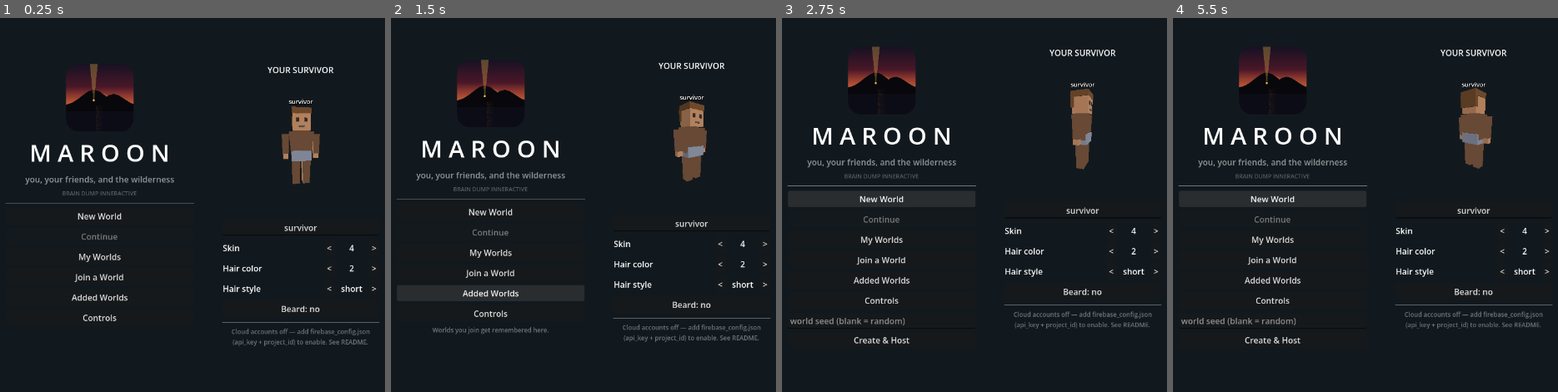
Above: before the commit, frames 1-4 (left to right).
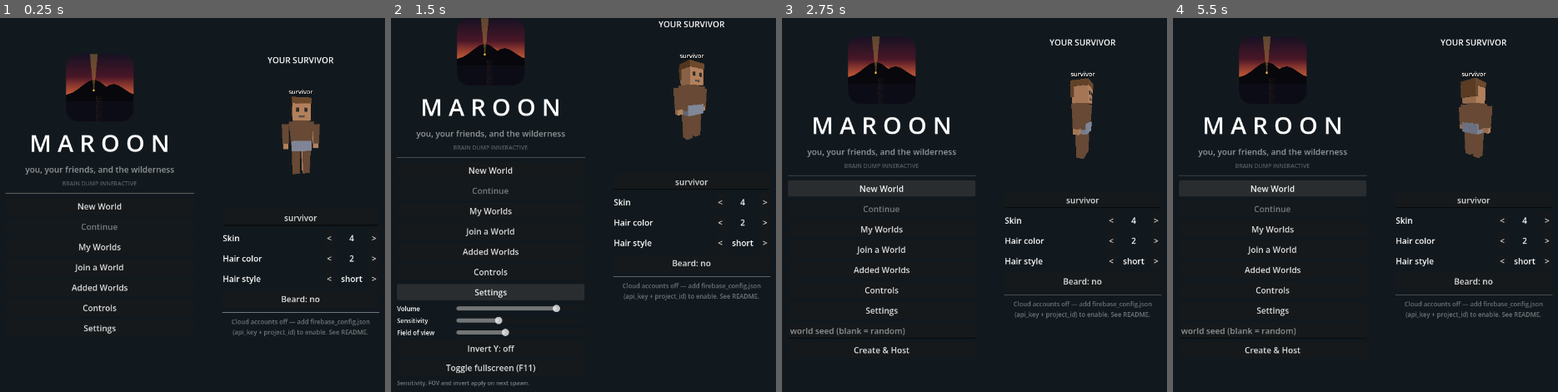
Above: after the commit, the same moments.

Repository: gremstard/maroon
Game: Godot game, scene res://scenes/main.tscn
Two runs of this game, one before a commit and one after it. Both use one fixed random seed, a clock stepped at 60 frames per second and the inputs below.
Inputs (mouse positions are in pixels of both pictures, inside the frame that each line leads up to):
- Up to frame 1 (0.25 s): no input
- Up to frame 2 (1.5 s): click (491, 328) at 0.5 s, where only the run after the commit has a clickable "Settings"; click (491, 291) at 1.25 s, where only the run after the commit has a clickable "Settings"
- Up to frame 3 (2.75 s): click "New World" at 2 s
- Up to frame 4 (5.5 s): click (1273, 309) at 2.75 s, where only the run after the commit has a clickable "Settings"; click "New World" at 3.5 s; click "New World" at 4.25 s; click "New World" at 5 s

The runs differ from the first frame. In frame 1, 7.9% of the frame differs, in the area x 1-99%, y 9-88%; in frame 2, 12%, in the area x 1-99%, y 0-99%; in frame 3, 8.3%; in frame 4, 8.6%.

Commit message:
Settings menu, theme music, bedrolls, fullscreen, macOS signing + damaged-fix, site refresh (0.21)
- Settings: volume/sensitivity/FOV/invert-Y/fullscreen, saved to profile
- Menu theme: synthesized Am-F-C-G pad loop, no audio files
- Bedrolls: craft, place, E to claim as spawn; death returns you there
- Fullscreen by default, F11 toggles
- macOS exports now ad-hoc signed; Gatekeeper 'damaged' fix on site+README
- Website: new screenshots, Long Game/locks/weather cards, troubleshooting
  section — deployed to maroongame.web.app
- --port= flag so test servers coexist with a running game

Co-Authored-By: Claude Fable 5 <noreply@anthropic.com>

Diff:
--- a/project.godot
+++ b/project.godot
@@ -13,6 +13,7 @@
 
 window/size/viewport_width=1280
 window/size/viewport_height=720
+window/size/mode=3
 
 [rendering]
 
--- a/scripts/game_items.gd
+++ b/scripts/game_items.gd
@@ -9,6 +9,7 @@
 	"stone_axe":  {"wood": 4, "stone": 6, "string": 2},
 	"stone_pick": {"wood": 4, "stone": 6, "string": 2},
 	"torch":      {"branch": 1, "fiber": 2},
+	"bedroll":    {"hide": 2, "fiber": 6},
 	"fishing_rod": {"branch": 2, "string": 2},
 	"campfire":   {"wood": 8, "stone": 4},
 	"workbench":  {"wood": 12, "stone": 4},
@@ -82,7 +83,7 @@
 const BCELL := 3.0
 const BWALL_H := 2.6
 
-const PLACEABLES := ["torch", "campfire", "workbench", "crate", "chest",
+const PLACEABLES := ["torch", "bedroll", "campfire", "workbench", "crate", "chest",
 	"drawers", "cabinet", "furnace", "totem", "forge", "beacon",
 	"lamp", "painting"]
 
@@ -95,7 +96,7 @@
 # What you can make with cold hands and a flat rock. Everything else needs
 # a station — the workbench for real carpentry, the forge for metal.
 const HAND_RECIPES := ["string", "crude_axe", "crude_pick", "spear",
-	"torch", "campfire", "hammer", "workbench", "crate",
+	"torch", "bedroll", "campfire", "hammer", "workbench", "crate",
 	"red_dye", "yellow_dye", "black_dye", "fishing_rod"]
 const FORGE_ONLY := ["iron_bar", "iron_axe", "iron_pick", "iron_spear",
 	"iron_helm", "iron_chest", "scale_helm", "scale_chest", "lamp"]
@@ -149,6 +150,7 @@
 	"lock": "Mount it on a door or storage (E). Opens for its maker's key — and their household.",
 	"key": "Cold iron. Lose it and hope you kept a spare lock to copy from.",
 	"pack": "Someone died here. Their everything, in a sack.",
+	"bedroll": "Sleep rough, wake here. E to claim it as your spawn.",
 	"totem": "Claims this ground. Feed it wood or the rot returns.",
 	"forge": "Ore goes in. Iron comes out. Stand close to work it.",
 	"beacon": "Needs the peak. Calls across the sea.",
@@ -233,7 +235,7 @@
 	"heartstone": "Heartstone", "heart_shard": "Heart Shard",
 	"lock": "Lock", "key": "Key", "lock_and_key": "Lock & Key",
 	"key_copy": "Duplicate Key", "lock_copy": "Matching Lock",
-	"pack": "Dropped Pack",
+	"pack": "Dropped Pack", "bedroll": "Bedroll",
 	"foundation": "Foundation", "floor": "Floor",
 	"half_wall": "Half Wall", "doorway": "Doorway", "window": "Window Wall",
 	"gable": "Gable", "roof": "Roof", "slope": "Sloped Roof",
@@ -298,7 +300,7 @@
 	"cloth": 20, "red_dye": 10, "yellow_dye": 10, "black_dye": 10,
 	"lamp": 2, "painting": 3,
 	"raw_fish": 10, "cooked_fish": 10, "moonfin": 5, "heartstone": 5,
-	"lock": 5, "key": 5,
+	"lock": 5, "key": 5, "bedroll": 2,
 }
 
 static func stack_max(item: String) -> int:
--- a/scripts/main.gd
+++ b/scripts/main.gd
@@ -2,6 +2,7 @@
 # Entry point: main menu, network session management, player spawning.
 
 const PORT := 27455
+var port := PORT
 const MAX_PLAYERS := 8
 
 var world_seed: int = 0
@@ -21,13 +22,26 @@
 var email_edit: LineEdit
 var pass_edit: LineEdit
 
+var music: AudioStreamPlayer
+
+func _apply_settings() -> void:
+	var st: Dictionary = profile.get("settings", {})
+	AudioServer.set_bus_volume_db(0, linear_to_db(clampf(float(st.get("volume", 0.8)), 0.01, 1.0)))
+
 func _ready() -> void:
 	get_tree().set_auto_accept_quit(false)   # so we can save on window close
 	profile = Profile.load_profile()
+	_apply_settings()
 	fb = Firebase.new()
 	add_child(fb)
 	_register_inputs()
 	_build_menu()
+	music = AudioStreamPlayer.new()
+	music.stream = Sfx.theme()
+	music.volume_db = -12.0
+	add_child(music)
+	if not ("--smoke" in OS.get_cmdline_user_args() or "--server" in OS.get_cmdline_user_args()):
+		music.play()
 	multiplayer.peer_connected.connect(_on_peer_connected)
 	multiplayer.peer_disconnected.connect(_on_peer_disconnected)
 	multiplayer.connected_to_server.connect(_on_connected_to_server)
@@ -35,6 +49,9 @@
 	multiplayer.server_disconnected.connect(_on_server_disconnected)
 
 	var args := OS.get_cmdline_user_args()
+	for a0 in args:
+		if a0.begins_with("--port="):
+			port = int(a0.substr(7))
 	if "--server" in args:
 		dedicated = true
 		world_seed = randi() % 1000000
@@ -53,6 +70,7 @@
 		print("[maroon] screenshot saved: ", ProjectSettings.globalize_path("user://shot.png"))
 		get_tree().quit()
 	elif "--smoke" in args:
+		port = 27461   # stay clear of a real game on this machine
 		world_seed = 42
 		DirAccess.remove_absolute("user://saves/world_42.json")
 		DirAccess.remove_absolute("user://saves/player_42.json")
@@ -256,6 +274,12 @@
 				ip_edit.text = a.substr(9)
 				_on_join_pressed()
 
+func _input(event: InputEvent) -> void:
+	if event is InputEventKey and event.pressed and event.physical_keycode == KEY_F11:
+		var fullscreen := DisplayServer.window_get_mode() == DisplayServer.WINDOW_MODE_FULLSCREEN
+		DisplayServer.window_set_mode(
+			DisplayServer.WINDOW_MODE_WINDOWED if fullscreen else DisplayServer.WINDOW_MODE_FULLSCREEN)
+
 func _notification(what: int) -> void:
 	if what == NOTIFICATION_WM_CLOSE_REQUEST:
 		if world:
@@ -355,6 +379,7 @@
 		"Join a World": func() -> void: _show_ctx("join"),
 		"Added Worlds": func() -> void: _show_ctx("added"),
 		"Controls": func() -> void: _show_ctx("controls"),
+		"Settings": func() -> void: _show_ctx("settings"),
 	}
 	for label in nav:
 		var b := Button.new()
@@ -414,6 +439,53 @@
 			jb.text = "Join"
 			jb.pressed.connect(_on_join_pressed)
 			ctx_box.add_child(jb)
+		"settings":
+			var st: Dictionary = profile.get("settings", {})
+			var srow := func(label: String, key: String, minv: float, maxv: float, defv: float, step: float) -> void:
+				var row := HBoxContainer.new()
+				var l := Label.new()
+				l.text = label
+				l.custom_minimum_size = Vector2(110, 0)
+				l.add_theme_font_size_override("font_size", 12)
+				row.add_child(l)
+				var slider := HSlider.new()
+				slider.min_value = minv
+				slider.max_value = maxv
+				slider.step = step
+				slider.value = float(st.get(key, defv))
+				slider.size_flags_horizontal = Control.SIZE_EXPAND_FILL
+				slider.value_changed.connect(func(v: float) -> void:
+					var st2: Dictionary = profile.get("settings", {})
+					st2[key] = v
+					profile["settings"] = st2
+					Profile.save_profile(profile)
+					_apply_settings())
+				row.add_child(slider)
+				ctx_box.add_child(row)
+			srow.call("Volume", "volume", 0.0, 1.0, 0.8, 0.05)
+			srow.call("Sensitivity", "sensitivity", 0.3, 2.5, 1.0, 0.05)
+			srow.call("Field of view", "fov", 60.0, 100.0, 75.0, 1.0)
+			var inv_btn := Button.new()
+			inv_btn.text = "Invert Y: " + ("on" if st.get("invert_y", false) else "off")
+			inv_btn.pressed.connect(func() -> void:
+				var st3: Dictionary = profile.get("settings", {})
+				st3["invert_y"] = not st3.get("invert_y", false)
+				profile["settings"] = st3
+				Profile.save_profile(profile)
+				inv_btn.text = "Invert Y: " + ("on" if st3["invert_y"] else "off"))
+			ctx_box.add_child(inv_btn)
+			var fs_btn := Button.new()
+			fs_btn.text = "Toggle fullscreen (F11)"
+			fs_btn.pressed.connect(func() -> void:
+				var fs := DisplayServer.window_get_mode() == DisplayServer.WINDOW_MODE_FULLSCREEN
+				DisplayServer.window_set_mode(
+					DisplayServer.WINDOW_MODE_WINDOWED if fs else DisplayServer.WINDOW_MODE_FULLSCREEN))
+			ctx_box.add_child(fs_btn)
+			var note := Label.new()
+			note.text = "Sensitivity, FOV and invert apply on next spawn."
+			note.add_theme_font_size_override("font_size", 11)
+			note.modulate = Color(1, 1, 1, 0.45)
+			ctx_box.add_child(note)
 		"controls":
 			var cl := Label.new()
 			cl.text = CONTROLS_TEXT
@@ -498,6 +570,8 @@
 		multiplayer.multiplayer_peer = null
 	Input.mouse_mode = Input.MOUSE_MODE_VISIBLE
 	menu.visible = true
+	if music:
+		music.play()
 	_set_status("")
 
 func _build_character_panel(parent: Node) -> void:
@@ -674,7 +748,7 @@
 
 func _host() -> void:
 	var peer := ENetMultiplayerPeer.new()
-	var err := peer.create_server(PORT, MAX_PLAYERS)
+	var err := peer.create_server(port, MAX_PLAYERS)
 	if err != OK:
 		_set_status("Couldn't open port %d (already hosting?)" % PORT)
 		return
@@ -683,10 +757,12 @@
 	if not dedicated:
 		_spawn_player(1)
 		menu.visible = false
+	if music:
+		music.stop()
 
 func _on_join_pressed() -> void:
 	var peer := ENetMultiplayerPeer.new()
-	var err := peer.create_client(ip_edit.text.strip_edges(), PORT)
+	var err := peer.create_client(ip_edit.text.strip_edges(), port)
 	if err != OK:
 		_set_status("Bad address.")
 		return
@@ -725,6 +801,8 @@
 	for pid in existing_players:
 		_spawn_player(pid)
 	menu.visible = false
+	if music:
+		music.stop()
 	sv_client_ready.rpc_id(1)
 
 @rpc("any_peer", "call_remote", "reliable")
@@ -1226,6 +1304,16 @@
 
 	p.hunger = 100.0
 	p.hp = 100.0
+	# bedroll: claim it, die, wake on it
+	var bed_pos: Vector3 = p.global_position + Vector3(4, 0, -3)
+	world.sv_place_structure("bedroll", bed_pos, 0.0)
+	await get_tree().create_timer(0.2).timeout
+	p.spawn_override = bed_pos + Vector3(0, 0.5, 0)
+	p.rx_damage(9999.0)
+	await get_tree().create_timer(0.3).timeout
+	print("[smoke] bedroll respawn: dist=%.1f" % p.global_position.distance_to(bed_pos))
+	ok = ok and p.global_position.distance_to(bed_pos) < 3.0
+
 	# locks & household: pair-craft, mount, gate, bash, share
 	world.sv_place_structure("workbench", p.global_position + Vector3(2, 0, 2), 0.0)
 	world.sv_place_structure("doorway", p.global_position + Vector3(-3, 0, 2), 0.0)
--- a/scripts/player.gd
+++ b/scripts/player.gd
@@ -87,8 +87,13 @@
 		hud.setup(self)
 		Input.mouse_mode = Input.MOUSE_MODE_CAPTURED
 		load_local()
-		# your identity, chosen in the menu
-		apply_appearance(Profile.appearance_of(Profile.load_profile()))
+		# your identity — and your settings — chosen in the menu
+		var prof := Profile.load_profile()
+		var st: Dictionary = prof.get("settings", {})
+		sens = float(st.get("sensitivity", 1.0))
+		base_fov = float(st.get("fov", 75.0))
+		invert_y = bool(st.get("invert_y", false))
+		apply_appearance(Profile.appearance_of(prof))
 		rx_appearance.rpc(appearance)
 	else:
 		_tag = Label3D.new()
@@ -103,8 +108,9 @@
 	if not is_local():
 		return
 	if event is InputEventMouseMotion and Input.mouse_mode == Input.MOUSE_MODE_CAPTURED:
-		rotation.y -= event.relative.x * 0.0025
-		head.rotation.x = clampf(head.rotation.x - event.relative.y * 0.0025, -1.4, 1.4)
+		rotation.y -= event.relative.x * 0.0025 * sens
+		var dy: float = event.relative.y * 0.0025 * sens * (-1.0 if invert_y else 1.0)
+		head.rotation.x = clampf(head.rotation.x - dy, -1.4, 1.4)
 	if event is InputEventKey and event.pressed and event.physical_keycode == KEY_ESCAPE:
 		if hud:
 			hud.toggle_pause()
@@ -178,7 +184,7 @@
 			Sfx.play(self, "step", -16.0)
 	else:
 		cam.position.y = lerpf(cam.position.y, 0.0, delta * 8.0)
-	cam.fov = lerpf(cam.fov, 82.0 if speed > SPEED + 0.5 and moving else 75.0, delta * 6.0)
+	cam.fov = lerpf(cam.fov, base_fov + 7.0 if speed > SPEED + 0.5 and moving else base_fov, delta * 6.0)
 
 	# actions
 	if Input.mouse_mode == Input.MOUSE_MODE_CAPTURED:
@@ -552,7 +558,20 @@
 	hp = 100.0
 	hunger = 60.0
 	if w:
-		global_position = w.get_spawn_pos(peer_id)
+		# a claimed bedroll beats the beach — if it still exists
+		var bed_ok := false
+		if spawn_override != Vector3.ZERO:
+			for s in w.get_node("Structures").get_children():
+				if s.get_meta("kind") == "bedroll" and s.global_position.distance_to(spawn_override) < 2.5:
+					bed_ok = true
+					break
+		if bed_ok:
+			global_position = spawn_override
+			if hud:
+				hud.flash("You wake on your bedroll, gasping.")
+		else:
+			spawn_override = Vector3.ZERO
+			global_position = w.get_spawn_pos(peer_id)
 	velocity = Vector3.ZERO
 	if hud:
 		hud.flash("You washed back up on the beach.")
@@ -1028,6 +1047,10 @@
 		rx_lamp.rpc(on)
 
 var poisoned_t := 0.0
+var spawn_override := Vector3.ZERO   # a claimed bedroll
+var sens := 1.0
+var base_fov := 75.0
+var invert_y := false
 
 @rpc("any_peer", "call_local", "reliable")
 func rx_poison() -> void:
@@ -1537,6 +1560,12 @@
 			Sfx.play(self, "place", -8.0)
 			if hud:
 				hud.flash("Locked. Your key — and your household's — turns it.")
+		return
+	if col is Node and col.has_meta("struct") and col.get_meta("kind") == "bedroll":
+		spawn_override = col.global_position + Vector3(0, 0.5, 0)
+		Sfx.play(self, "chime", -12.0)
+		if hud:
+			hud.flash("This bedroll is yours now. Death brings you back here.")
 		return
 	if col is Node and col.has_meta("depths_hatch"):
 		if _world().get_node("Monolith").get_meta("awakened"):
@@ -1755,6 +1784,7 @@
 		"gathered": total_gathered, "events": events,
 		"hp": hp, "hunger": hunger, "equipment": equipment,
 		"hotbar": hotbar_items, "grid": grid_stacks,
+		"bed": [spawn_override.x, spawn_override.y, spawn_override.z],
 	}
 	var f := FileAccess.open(_psave_file(), FileAccess.WRITE)
 	f.store_string(JSON.stringify(data))
@@ -1788,6 +1818,8 @@
 	for g in data.get("grid", []):
 		grid_stacks.append({"item": String(g["item"]), "count": int(g["count"]),
 			"x": int(g["x"]), "y": int(g["y"]), "w": int(g["w"]), "h": int(g["h"])})
+	var bed: Array = data.get("bed", [0, 0, 0])
+	spawn_override = Vector3(float(bed[0]), float(bed[1]), float(bed[2]))
 	if hotbar_items == ["", "", "", ""]:
 		# older save or fresh hands: bind the best of what you own
 		for cat in ["axe", "pick", "spear"]:
--- a/scripts/sfx.gd
+++ b/scripts/sfx.gd
@@ -71,6 +71,43 @@
 	_cache[name] = wav
 	return wav
 
+# The menu theme: a slow Am–F–C–G swell, synthesized like everything else.
+# Sixteen seconds, loops forever, sounds like being far from home.
+static func theme() -> AudioStreamWAV:
+	if _cache.has("__theme"):
+		return _cache["__theme"]
+	var chords := [
+		[220.0, 261.63, 329.63],   # Am
+		[174.61, 220.0, 261.63],   # F
+		[261.63, 329.63, 392.0],   # C
+		[196.0, 246.94, 293.66],   # G
+	]
+	var seg := 4.0
+	var n := int(seg * chords.size() * RATE)
+	var data := PackedByteArray()
+	data.resize(n * 2)
+	for i in n:
+		var t := float(i) / RATE
+		var ci := int(t / seg) % chords.size()
+		var local := fmod(t, seg) / seg
+		var env := sin(local * PI)
+		env = env * env * 0.85 + 0.15
+		var s := 0.0
+		for f in chords[ci]:
+			s += sin(t * TAU * f) * 0.09
+			s += sin(t * TAU * (f + 0.4)) * 0.05      # slow beat-detune shimmer
+		s += sin(t * TAU * chords[ci][0] * 0.5) * 0.08   # sub root
+		var v := int(clampf(s * env, -1.0, 1.0) * 30000.0)
+		data.encode_s16(i * 2, v)
+	var wav := AudioStreamWAV.new()
+	wav.format = AudioStreamWAV.FORMAT_16_BITS
+	wav.mix_rate = RATE
+	wav.data = data
+	wav.loop_mode = AudioStreamWAV.LOOP_FORWARD
+	wav.loop_end = n
+	_cache["__theme"] = wav
+	return wav
+
 # UI / self sounds (no position)
 static func play(host: Node, name: String, volume_db := 0.0) -> void:
 	var p := AudioStreamPlayer.new()
--- a/scripts/world.gd
+++ b/scripts/world.gd
@@ -856,6 +856,11 @@
 			tcs.height = 1.2
 			shape.shape = tcs
 			shape.position.y = 0.6
+		"bedroll":
+			body.set_meta("hp", 60.0)
+			_piece_box(body, Vector3(1.0, 0.14, 2.1), Color(0.45, 0.30, 0.28), Vector3(0, 0.07, 0))
+			_piece_box(body, Vector3(0.7, 0.16, 0.45), Color(0.75, 0.70, 0.60), Vector3(0, 0.2, -0.75), false)
+			_piece_box(body, Vector3(1.0, 0.06, 1.2), Color(0.35, 0.24, 0.22), Vector3(0, 0.16, 0.35), false)
 		"pack":
 			body.set_meta("hp", 120.0)
 			body.set_meta("store", {})
Not shown, changed: export_presets.cfg
Not shown, added: website/.gdignore
Not shown, removed: website/public/img/emblem.png.import
Not shown, removed: website/public/img/maroon_build.png.import
Not shown, removed: website/public/img/maroon_cave.png.import
Not shown, removed: website/public/img/maroon_crew2.png.import
Binary file added: website/public/img/maroon_depths.png
Binary file added: website/public/img/maroon_isle.png
Not shown, removed: website/public/img/maroon_menu3.png.import
Not shown, removed: website/public/img/maroon_raft.png.import
Binary file added: website/public/img/maroon_stilt.png
Binary file added: website/public/img/maroon_storm.png
(and 4 more such lines)
